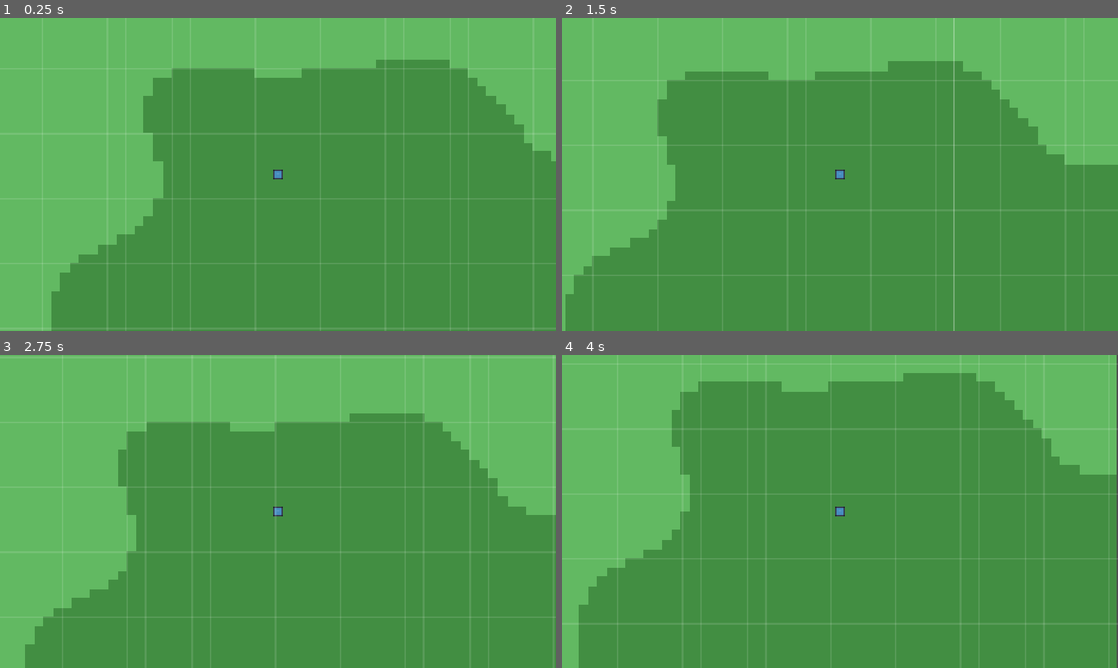
Above: before the commit, frames 1-4 (two rows, left to right).
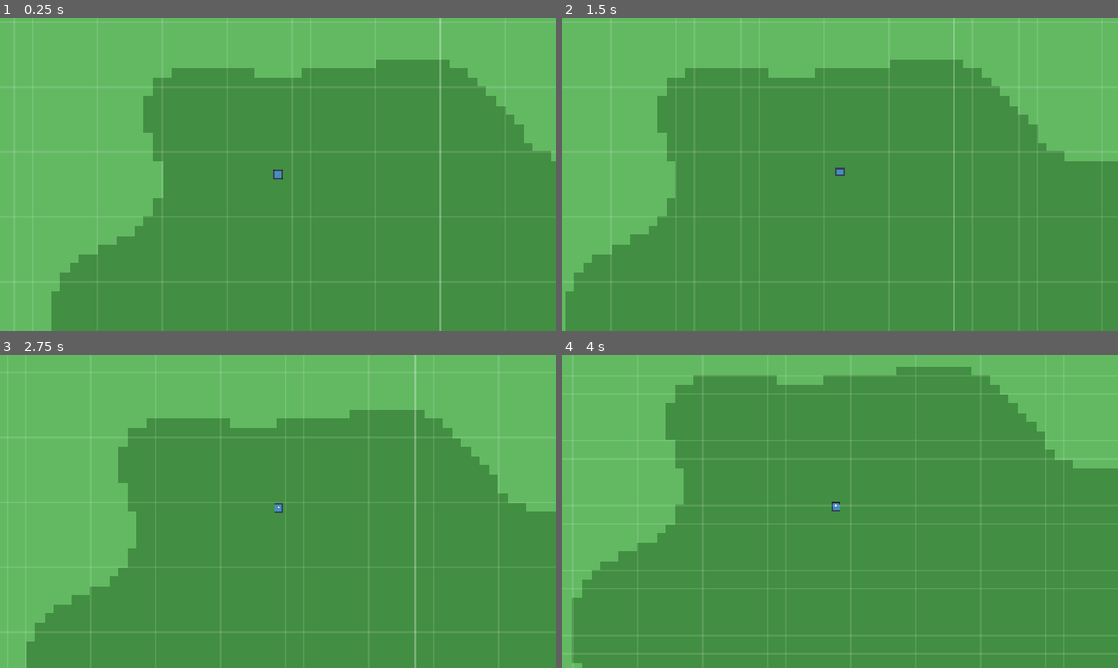
Above: after the commit, the same moments.

Repository: Zathmier/necromancer-game-public
Game: Godot game, scene res://scenes/main.tscn
Two runs of this game, one before a commit and one after it. Both use one fixed random seed, a clock stepped at 60 frames per second and the inputs below. The engine's default icon, where the game draws it, is replaced by a stand-in: a white triangle on a blue panel in a dark square.
Inputs (mouse positions are in pixels of both pictures, inside the frame that each line leads up to):
- Up to frame 1 (0.25 s): no input
- Up to frame 2 (1.5 s): tap Enter at 0.5 s; move the mouse to (962, 158) at 0.52 s; click (962, 158) at 0.67 s; move the mouse to (728, 190) at 1.27 s; click (728, 190) at 1.42 s
- Up to frame 3 (2.75 s): move the mouse to (333, 442) at 2.02 s; click (333, 442) at 2.17 s
- Up to frame 4 (4 s): move the mouse to (812, 574) at 2.77 s; click (812, 574) at 2.92 s; move the mouse to (1006, 558) at 3.52 s; click (1006, 558) at 3.67 s

The runs differ from the first frame. In frame 1, 0.6% of the frame differs, in the area x 2-97%, y 0-100%; in frame 2, 1.2%; in frame 3, 1.8%; in frame 4, 3.6%, in the area x 1-100%, y 0-100%.

Commit message:
Movement: target-tracked arrival snap; camera pixel-snap; grid pixel-center lines; tile-center destinations

Diff:
--- a/scripts/debug/Grid.gd
+++ b/scripts/debug/Grid.gd
@@ -12,7 +12,7 @@
 var _last_size := Vector2.ZERO
 
 func _ready() -> void:
-	# This node should live under a CanvasLayer created in Main.gd.
+	# This lives under a CanvasLayer (see Main.gd), so it won’t inherit world transforms.
 	z_index = 0
 	if not Engine.is_editor_hint():
 		_register_console_cmd()
@@ -22,7 +22,8 @@
 	if cam == null:
 		return
 	var sz := get_viewport_rect().size
-	if _last_cam.distance_to(cam.global_position) > 8.0 or _last_size != sz:
+	# Redraw if camera moved enough or viewport changed.
+	if _last_cam.distance_to(cam.global_position) > 1.0 or _last_size != sz:
 		_last_cam = cam.global_position
 		_last_size = sz
 		queue_redraw()
@@ -34,32 +35,30 @@
 
 	var vs: Vector2 = get_viewport_rect().size
 	var zoom: Vector2 = cam.zoom
-	# world-space center of the screen
+	# IMPORTANT: camera is pixel-snapped each frame in Player.gd
 	var center_ws: Vector2 = cam.get_screen_center_position()
-	# world-space top-left / bottom-right
 	var tl_ws: Vector2 = center_ws - (vs * 0.5) * zoom
 	var br_ws: Vector2 = tl_ws + vs * zoom
 
-	# snap world bounds to tile edges
+	# Snap world bounds to tile edges
 	var sx: int = int(floor(tl_ws.x / TILE) * TILE)
 	var ex: int = int(floor(br_ws.x / TILE) * TILE)
 	var sy: int = int(floor(tl_ws.y / TILE) * TILE)
 	var ey: int = int(floor(br_ws.y / TILE) * TILE)
 
-	# verticals
+	# Draw lines at pixel centers to avoid shimmer
 	for x in range(sx, ex + TILE, TILE):
 		var is_major := posmod(x, CHUNK_PX) == 0
 		var col := axis_col if x == 0 else (major_col if is_major else minor_col)
 		var xs := (float(x) - tl_ws.x) / zoom.x
-		xs = _px_snap(xs)
+		xs = floor(xs) + 0.5
 		draw_line(Vector2(xs, 0.0), Vector2(xs, vs.y), col, 2.0 if is_major else 1.0)
 
-	# horizontals
 	for y in range(sy, ey + TILE, TILE):
 		var is_major2 := posmod(y, CHUNK_PX) == 0
 		var col2 := axis_col if y == 0 else (major_col if is_major2 else minor_col)
 		var ys := (float(y) - tl_ws.y) / zoom.y
-		ys = _px_snap(ys)
+		ys = floor(ys) + 0.5
 		draw_line(Vector2(0.0, ys), Vector2(vs.x, ys), col2, 2.0 if is_major2 else 1.0)
 
 func _register_console_cmd() -> void:
@@ -84,9 +83,3 @@
 				else:
 					Bus.send_output("usage: grid alpha <0..1>")
 	, "Control grid overlay")
-
-# --- helpers (top-level, not nested) ---
-
-# snap to the middle of a screen pixel to keep 1px lines crisp
-func _px_snap(v: float) -> float:
-	return floor(v) + 0.5
--- a/scripts/player/Player.gd
+++ b/scripts/player/Player.gd
@@ -1,6 +1,5 @@
 extends CharacterBody2D
-# Godot 4.5 — code-only click-to-move, self-building visuals + physics
-# with smooth snap-to-grid landings.
+# Click-to-move with smooth snap-to-grid landings, pixel-snapped camera.
 
 const TILE := 32
 const HALF_TILE := TILE * 0.5
@@ -8,6 +7,10 @@
 var agent: NavigationAgent2D
 @export var move_speed: float = 240.0
 @export var accel: float = 12.0
+
+# Track the snapped target to avoid “snap while en route” glitches
+var target_pos: Vector2 = Vector2.INF
+var has_target: bool = false
 
 var _auto_nav: NavigationRegion2D = null
 
@@ -21,22 +24,38 @@
 		_register_console_cmds()
 
 func _unhandled_input(event: InputEvent) -> void:
-	# Left-click sets destination (snapped to tile center)
 	if event is InputEventMouseButton and event.pressed and event.button_index == MOUSE_BUTTON_LEFT:
-		var target := _snap_to_tile_center(get_global_mouse_position())
-		agent.set_target_position(target)
-		Bus.send_output("moving to (%.1f, %.1f)" % [target.x, target.y])
+		var tgt := _snap_to_tile_center(get_global_mouse_position())
+		_set_destination(tgt)
+		Bus.send_output("moving to (%.1f, %.1f)" % [tgt.x, tgt.y])
 		get_viewport().set_input_as_handled()
 
 func _physics_process(delta: float) -> void:
+	# Pixel-snap camera so world tiles & grid are 1:1 with screen pixels
+	var cam := get_node_or_null("Camera2D") as Camera2D
+	if cam:
+		cam.global_position = cam.global_position.round()
+
+	# Arrival logic: only snap when REALLY at the target
+	if has_target:
+		var d := global_position.distance_to(target_pos)
+		if d <= 1.25: # nice crisp finish
+			global_position = target_pos
+			velocity = Vector2.ZERO
+			has_target = false
+			agent.set_target_position(global_position) # clear residual path
+			move_and_slide()
+			return
+
 	if agent.is_navigation_finished():
-		# Ease into exact center of the nearest tile to prevent tiny residual drift
+		# No path (e.g., you clicked very close). Ease to nearest tile center but don’t fight a live path.
 		var snap := _snap_to_tile_center(global_position)
 		global_position = global_position.lerp(snap, clamp(10.0 * delta, 0.0, 1.0))
 		velocity = Vector2.ZERO
 		move_and_slide()
 		return
 
+	# Follow path normally
 	var next := agent.get_next_path_position()
 	var dir := (next - global_position)
 	if dir.length() > 0.001:
@@ -44,9 +63,15 @@
 		velocity = velocity.lerp(desired, clamp(accel * delta, 0.0, 1.0))
 	else:
 		velocity = velocity.move_toward(Vector2.ZERO, move_speed * delta)
+
 	move_and_slide()
 
 # ---------------- helpers ----------------
+
+func _set_destination(p: Vector2) -> void:
+	target_pos = p
+	has_target = true
+	agent.set_target_position(p)
 
 func _snap_to_tile_center(p: Vector2) -> Vector2:
 	return Vector2(round(p.x / TILE) * TILE + HALF_TILE, round(p.y / TILE) * TILE + HALF_TILE)
@@ -80,8 +105,9 @@
 		agent = NavigationAgent2D.new()
 		agent.name = "NavigationAgent2D"
 		add_child(agent)
-	agent.path_desired_distance = 4.0
-	agent.target_desired_distance = 4.0
+	# Tighten distances so arrival detection is clean
+	agent.path_desired_distance = 2.0
+	agent.target_desired_distance = 1.0
 	agent.avoidance_enabled = false
 
 func _ensure_camera() -> void:
@@ -108,7 +134,7 @@
 		Vector2(-R, -R), Vector2(R, -R),
 		Vector2(R, R),   Vector2(-R, R)
 	]))
-	poly.make_polygons_from_outlines() # dev-only; fine to keep for now
+	poly.make_polygons_from_outlines() # dev-only
 
 	var region := NavigationRegion2D.new()
 	region.name = "AutoNav"
@@ -139,6 +165,6 @@
 		if a.size() < 2:
 			Bus.send_output("usage: goto <x> <y>"); return
 		var tgt := _snap_to_tile_center(Vector2(float(a[0]), float(a[1])))
-		agent.set_target_position(tgt)
+		_set_destination(tgt)
 		Bus.send_output("goto (%.1f, %.1f)" % [tgt.x, tgt.y])
 	, "Move to position")
